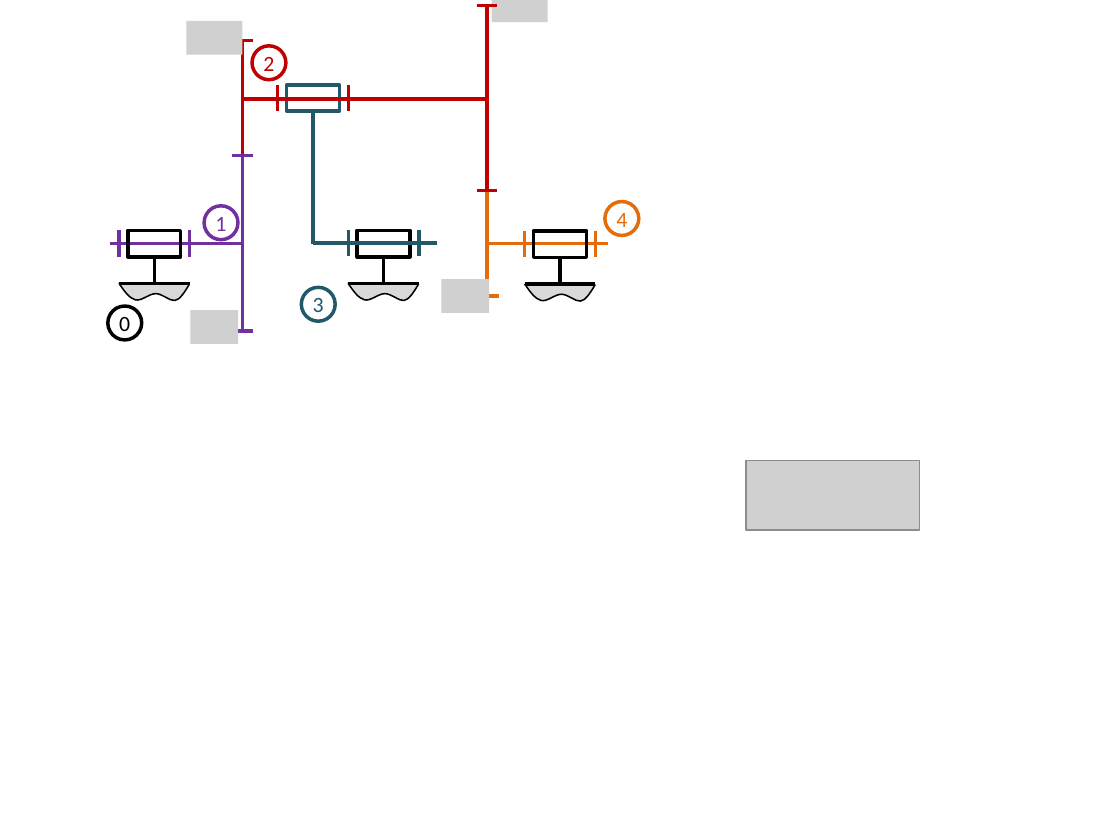
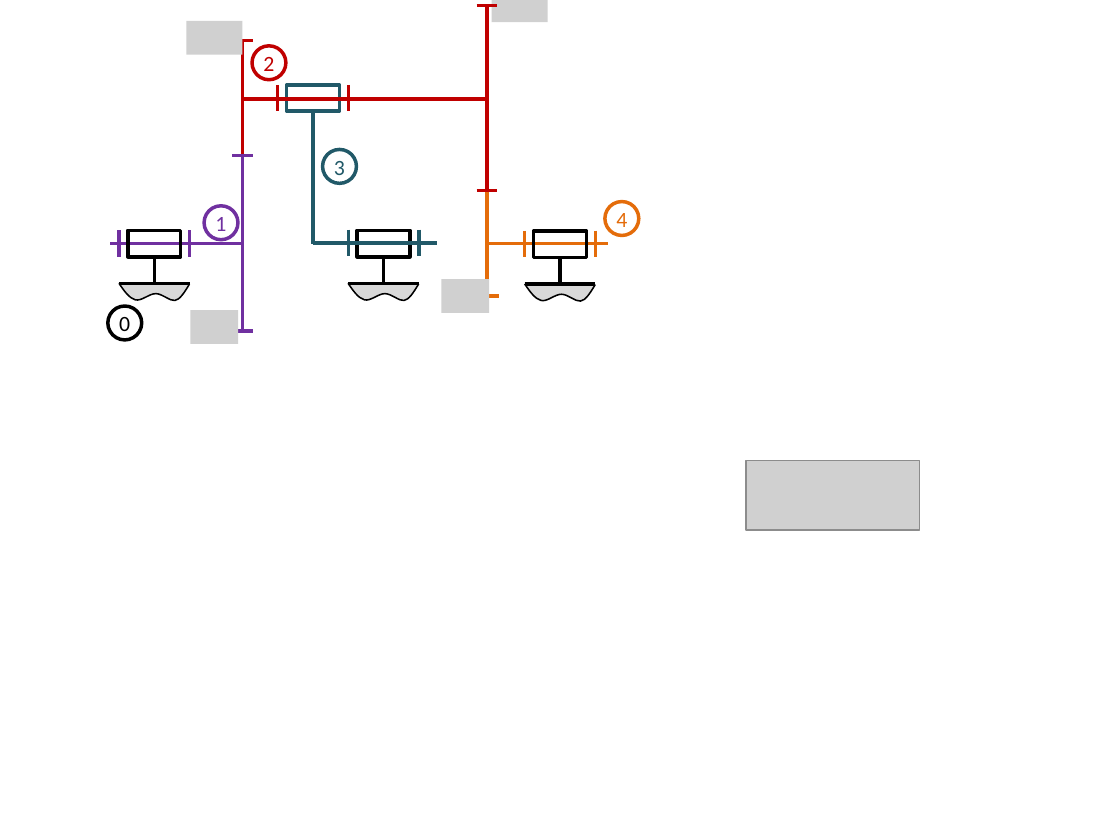
Before and after one commit to xpessoles/Cy_06_PSI_Energetique, a slide deck: slide 10 of Chapitre_01_Energetique/Révisions/TransmetteursPuissance/images/Figures.pptx. Drawn at 1120x840 pixels with LibreOffice and Linux fonts; fonts in the diff are those of the drawing; grey boxes stand for pictures. Boxes give left, top, right and bottom in pixels: in the first picture for what was removed or moved away, otherwise in the second. Text is boxed around its words. In the diff, an @@ line names an element or a change of style, - is before the commit and + after.

```diff
--- a/Chapitre_01_Energetique/Révisions/TransmetteursPuissance/images/Figures.pptx
+++ b/Chapitre_01_Energetique/Révisions/TransmetteursPuissance/images/Figures.pptx
@@ ellipse "3": place and size @@
-ellipse "3" at (301,288,335,321)
+ellipse "3" at (323,149,356,183)
```
Also in this commit, not shown: 3 other slides changed, 7 other files.
